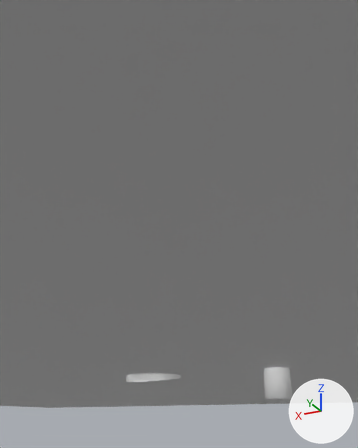
One commit to the Blender file VRPO/Assets/Resources/3D/Blend backups/Kraken_Boss.blend: the scene before it, then after it.
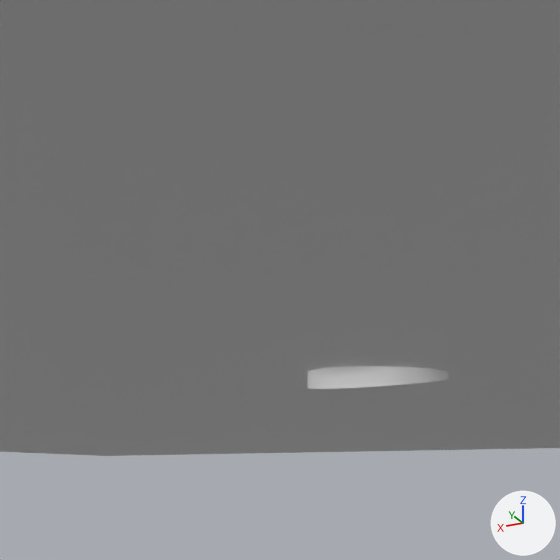
Each version appears first whole from a 50 mm camera at (-23.25, 40.08, -4.1) aimed at (-4.02, 1.63, 13.2), and next in a close-up on the part from 2% to 62% of the width and 52% to 100% of the height. The lights are fixed; the arrows at lower right show +X, +Y and +Z.
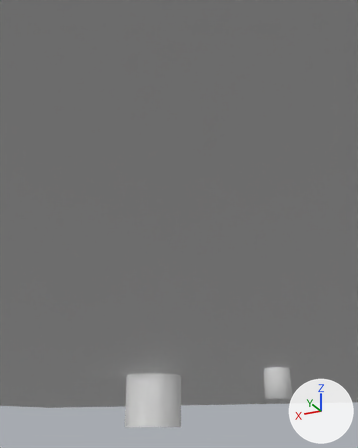
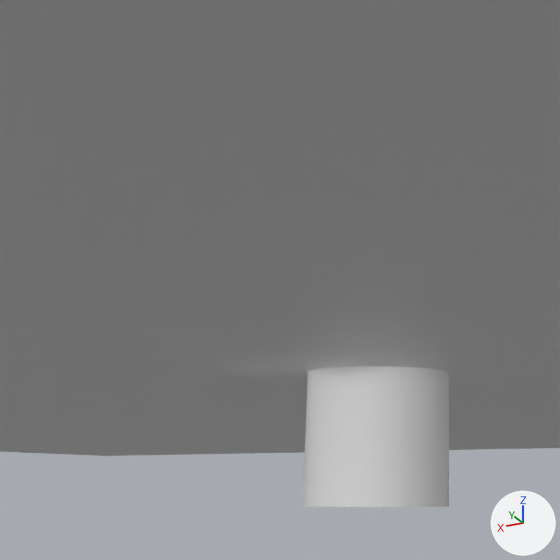
Location of each change, [x1, y1, x2, y2] in pixels of the close-ups (560 x 560 px):
```json
{"object": "Sphere", "change": "reshaped", "before": [307, 366, 449, 389], "after": [303, 366, 449, 507]}
{"part": 1, "of": "me_sphere_001", "change": "added", "after": [303, 379, 449, 507]}
```

Scene script edits in JSON lines:
```json
{"block": "me_sphere_001", "where": "# used by ob_sphere; location = (0.0, 0.0, 0.0)"}
{"op": "remove", "block": "me_sphere_001", "code": "me_sphere_001.from_pydata(...)  # 1553 vertices, 1600 faces; spans x -4.9..4.9, y -3.53..9.08, z -0.67..12.17"}
{"op": "add", "block": "me_sphere_001", "code": "me_sphere_001.from_pydata(...)  # 1585 vertices, 1632 faces; spans x -4.9..4.9, y -3.58..9.08, z -4.35..12.17"}
{"block": "me_sphere_001", "change": "me_sphere_001 part 1"}
{"block": "me_sphere_001", "change": "32 vertices are added at x -2.53..2.53, y -3.58..1.04, z -4.35"}
{"block": "me_sphere_001", "change": "32 new faces join them"}
```
